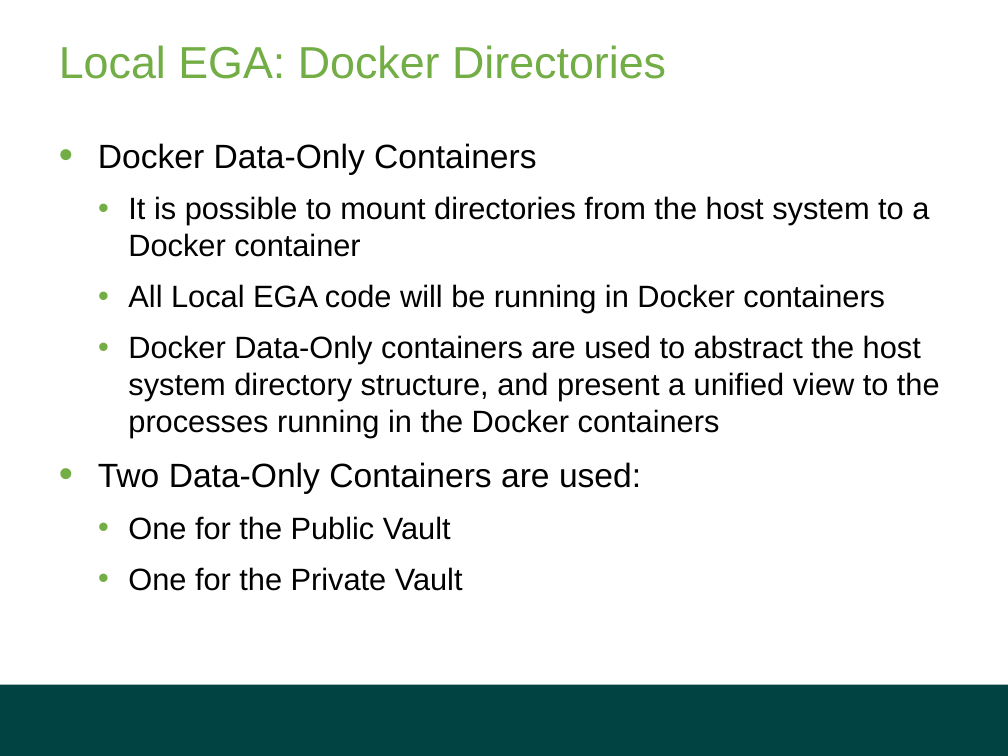
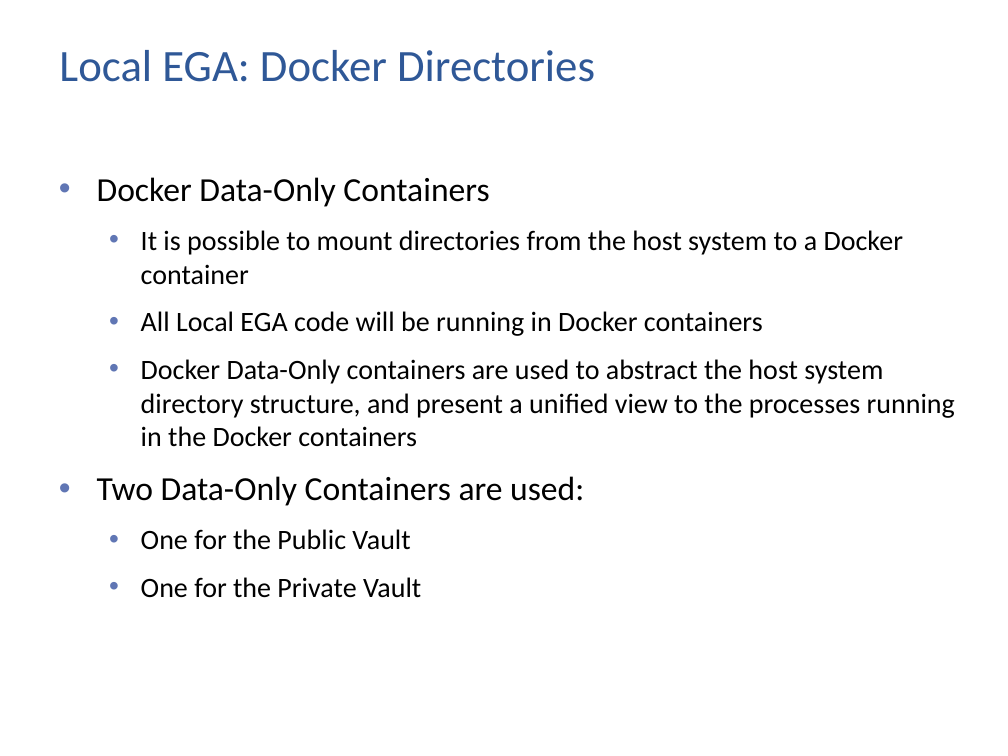
Before and after one commit to elixir-europe/human-data-local-ega, a slide deck: slide 11 of Local EGA Setup.pptx. Drawn at 1008x756 pixels with LibreOffice and Linux fonts; fonts in the diff are those of the drawing; background and template pictures are left out. Boxes give left, top, right and bottom in pixels: in the first picture for what was removed or moved away, otherwise in the second. Text is boxed around its words. In the diff, an @@ line names an element or a change of style, - is before the commit and + after.

```diff
--- a/Local EGA Setup.pptx
+++ b/Local EGA Setup.pptx
@@ title "Local EGA: Docker Directories" at (59, 50, 595, 82): font Arial to Calibri, text colour #72AD46 to #2F5897 @@
@@ text "Docker Data-Only Containers": place and size @@
-text "Docker Data-Only Containers" at (98, 143, 940, 591)
+text "Docker Data-Only Containers" at (97, 177, 955, 598)
@@ text "Docker Data-Only Containers" at (97, 177, 955, 598): font Arial to Calibri; size 22 to 20 pt in "It is possible to mount directories from ...", "All Local EGA code will be running ...", "Docker Data-Only containers are used to abstract ...", "One for the Public Vault" and 1 more places; indent changed; bullet colour #72AD46 to #6076B4 @@
@@ rectangle removed at (0, 684, 1008, 756) @@
```
Also in this commit, not shown: 48 other slides changed.
